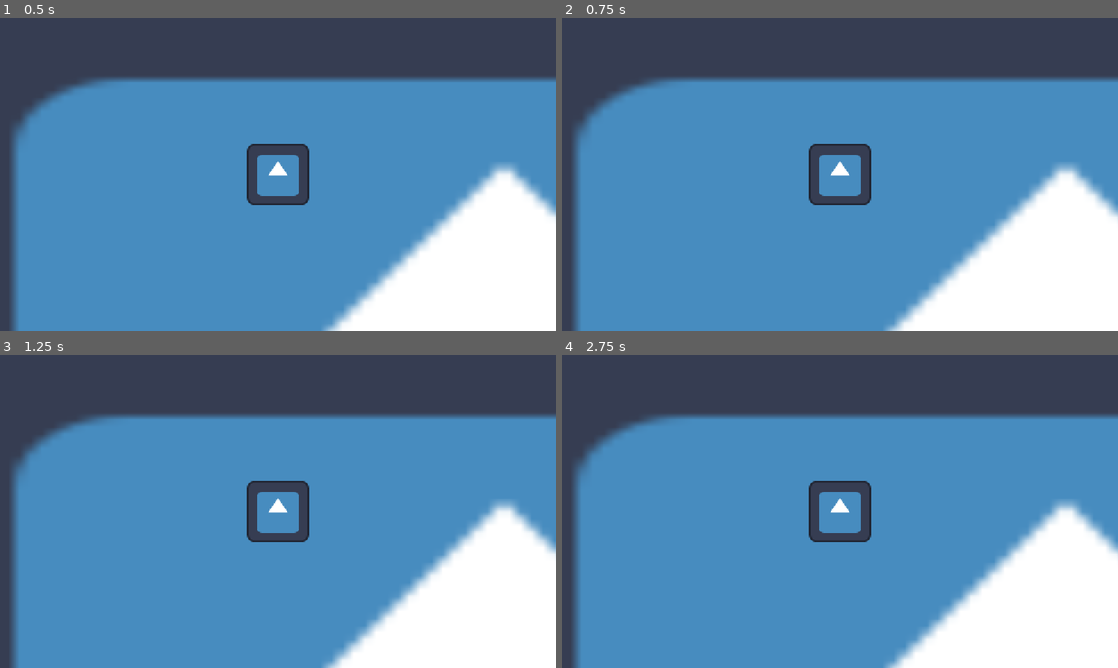
Above: before the commit, frames 1-4 (two rows, left to right).
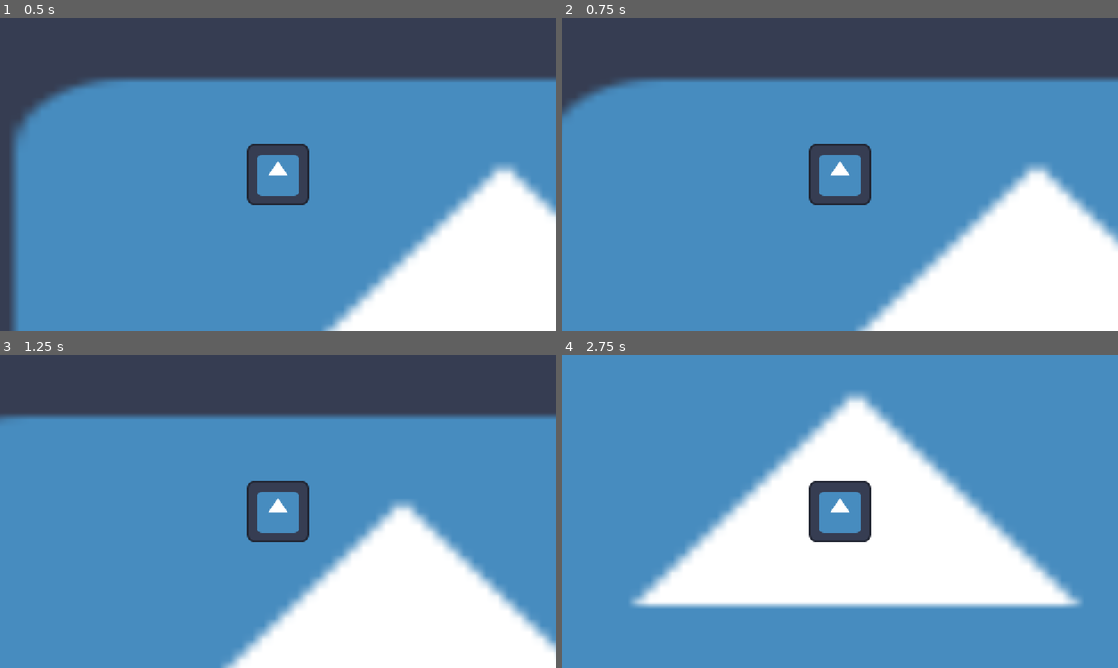
Above: after the commit, the same moments.

Repository: lpismrcy/fall-2026-zotjam-mask
Game: Godot game, scene res://scenes/Main.tscn
The game is run twice, just before and just after one commit, with the same random seed, the same clock (stepped at 60 frames per second) and the same inputs. The engine's default icon, where the game draws it, is replaced by a stand-in: a white triangle on a blue panel in a dark square.
Inputs:
- Up to frame 1 (0.5 s): no input
- Up to frame 2 (0.75 s): tap Enter at 0.5 s; hold D (right) from 0.53 s (still down)
- Up to frame 3 (1.25 s): keep holding D (right)
- Up to frame 4 (2.75 s): release D (right) at 1.28 s; hold S (down) 1.28-2.03 s; hold D (right) from 2.03 s (still down)

Frame 1 is identical in both runs. In frame 2, 8.6% of the frame differs, in the area x 0-100%, y 19-100%; in frame 3, 18%; in frame 4, 60%, in the area x 0-100%, y 0-100%.
Error before the commit: Parse Error: Function "get_movement_input()" not found in base self. (res://scripts/player.gd:11)

Commit message:
i screwed it up already somehow. i love git

Diff:
--- a/scripts/player.gd
+++ b/scripts/player.gd
@@ -19,3 +19,6 @@
 		velocity = Vector2.ZERO
 
 	move_and_slide()
+
+func get_movement_input():
+	return Input.get_vector("left", "right", "up", "down")
